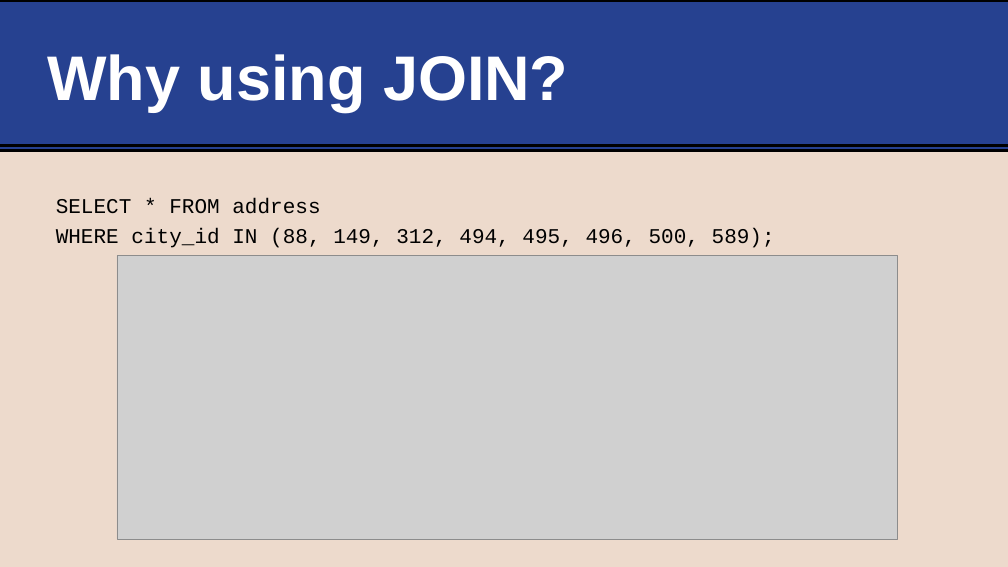
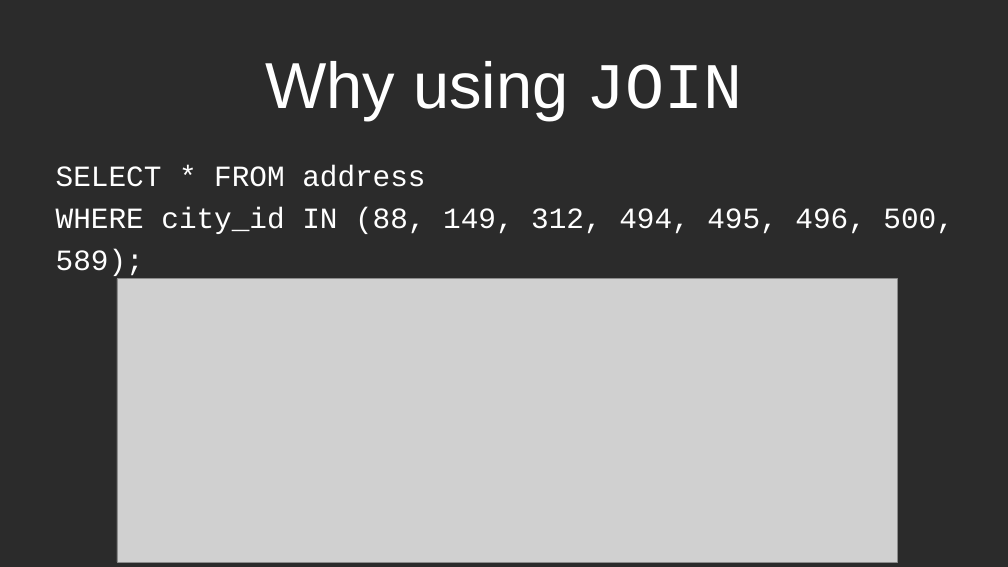
Before and after one commit to life-efficient/Data-Engineering, a slide deck: slide 10 of 2. SQL/3. Joins/3. SQL Joins.pptx. Drawn at 1008x567 pixels with LibreOffice and Linux fonts; fonts in the diff are those of the drawing; grey boxes stand for pictures; background and template pictures are left out; a plain dark background stands for a picture behind light text. Boxes give left, top, right and bottom in pixels: in the first picture for what was removed or moved away, otherwise in the second. Text is boxed around its words. In the diff, an @@ line names an element or a change of style, - is before the commit and + after.

```diff
--- a/2. SQL/3. Joins/3. SQL Joins.pptx
+++ b/2. SQL/3. Joins/3. SQL Joins.pptx
@@ background #EDDACC to picture (left out) @@
@@ rectangle removed at (0, 0, 1008, 150) @@
@@ title "Why using JOIN" at (265, 61, 743, 120): vertical alignment middle to bottom @@
@@ title at (265, 61, 743, 120): text changed; size 60 to 61.9 pt; bold off @@
-Why using JOIN?
+Why using JOIN
@@ line removed from (0, 146) to (1008, 146) @@
@@ text "SELECT * FROM address": place and size @@
-text "SELECT * FROM address" at (56, 198, 775, 248)
+text "SELECT * FROM address" at (56, 165, 953, 276)
@@ text "SELECT * FROM address" at (56, 165, 953, 276): size 20 to 28 pt, text colour #000000 to #FFFFFF @@
@@ picture: place and size @@
-picture at (117, 256, 898, 539)
+picture at (117, 279, 898, 563)
```
Also in this commit, not shown: 30 other slides changed, 2 slides added, 2 slides removed, 2 other files.
